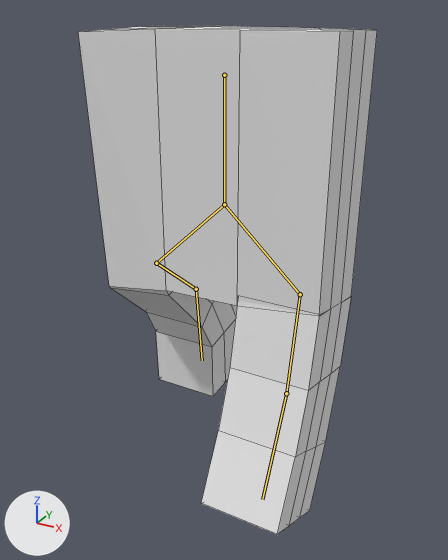
The Blender file Assets/knight.blend as it was, and as the next commit left it.
Both versions are drawn from a camera (50 mm lens) standing at (2.34, -4.26, 3.95) and looking at (-0.02, 0.02, 1.81). Every picture has the same lights, and +X, +Y and +Z are marked at lower left. Both versions are drawn at frame 29 of the action 'Walk'; the numbers are the values there. The bones that bend it are drawn over the model as lines. Mesh edges are drawn as thin lines.

Names of what the first picture shows: 'Knight'.
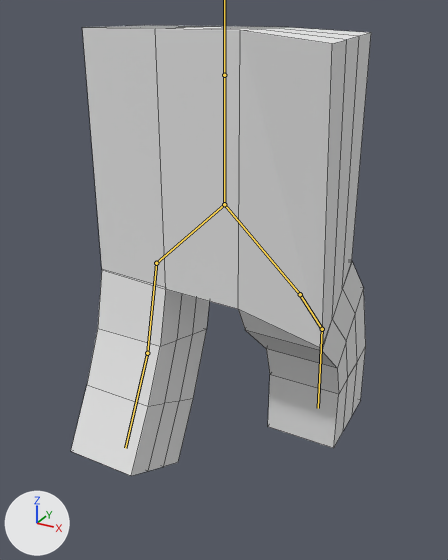
Edits to the scene script, one JSON object a line:
```json
{"block": "bone_bone_002", "where": "bone_bone_002 = bpy.data.objects['Armature'].pose.bones['Bone.002']  # child of 'Bone.001'"}
{"op": "set", "path": "bone_bone_002.rotation_quaternion", "old": "(0.993, 0.115, 0.0, 0.0)", "new": "(0.923, -0.385, 0.0, 0.0)", "note": "degrees (13, 0, 0) -> degrees (-45, 0, 0)"}
{"block": "bone_bone_003", "where": "bone_bone_003 = bpy.data.objects['Armature'].pose.bones['Bone.003']  # child of 'Bone.002'"}
{"op": "set", "path": "bone_bone_003.rotation_quaternion", "old": "(0.992, 0.124, 0.0, 0.0)", "new": "(0.933, 0.36, 0.0, 0.0)", "note": "degrees (14, 0, 0) -> degrees (42, 0, 0)"}
{"block": "bone_bone_005", "where": "bone_bone_005 = bpy.data.objects['Armature'].pose.bones['Bone.005']  # child of 'Bone.004'"}
{"op": "set", "path": "bone_bone_005.rotation_quaternion", "old": "(0.898, -0.439, 0.0, 0.0)", "new": "(0.992, 0.124, 0.0, 0.0)", "note": "degrees (-52, 0, 0) -> degrees (14, 0, 0)"}
{"block": "bone_bone_006", "where": "bone_bone_006 = bpy.data.objects['Armature'].pose.bones['Bone.006']  # child of 'Bone.005'"}
{"op": "set", "path": "bone_bone_006.rotation_quaternion", "old": "(0.918, 0.392, 0.0, 0.0)", "new": "(0.993, 0.119, 0.0, 0.0)", "note": "degrees (46, 0, 0) -> degrees (14, 0, 0)"}
```

Where the change shows, as pixel boxes [x1, y1, x2, y2] in the pictures (448 x 560 px):
```json
{"object": "Knight", "change": "posed", "before": [78, 26, 377, 534], "after": [71, 25, 371, 476], "on screen": "11% shorter"}
{"bone": "Bone.002", "before": "(300, 294) to (286, 393)", "after": "(300, 294) to (322, 329)"}
{"bone": "Bone.003", "before": "(286, 393) to (262, 499)", "after": "(322, 329) to (318, 408)"}
{"bone": "Bone.005", "before": "(156, 263) to (196, 289)", "after": "(156, 263) to (147, 353)"}
{"bone": "Bone.006", "before": "(196, 289) to (202, 360)", "after": "(147, 353) to (125, 448)"}
```
